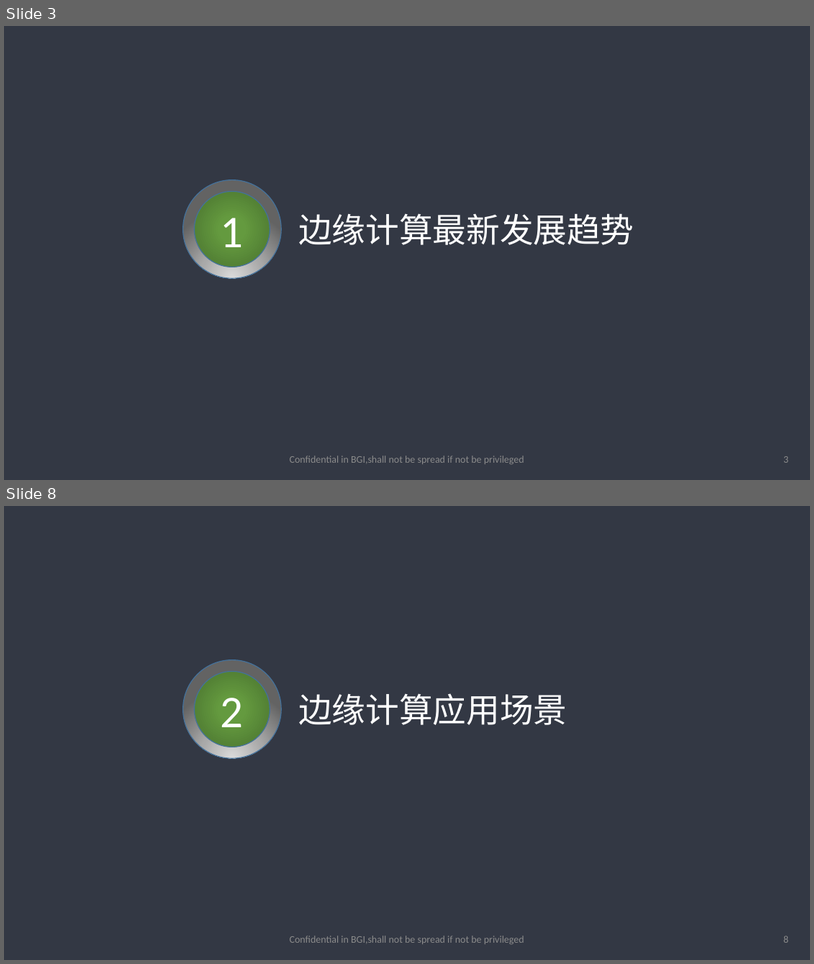
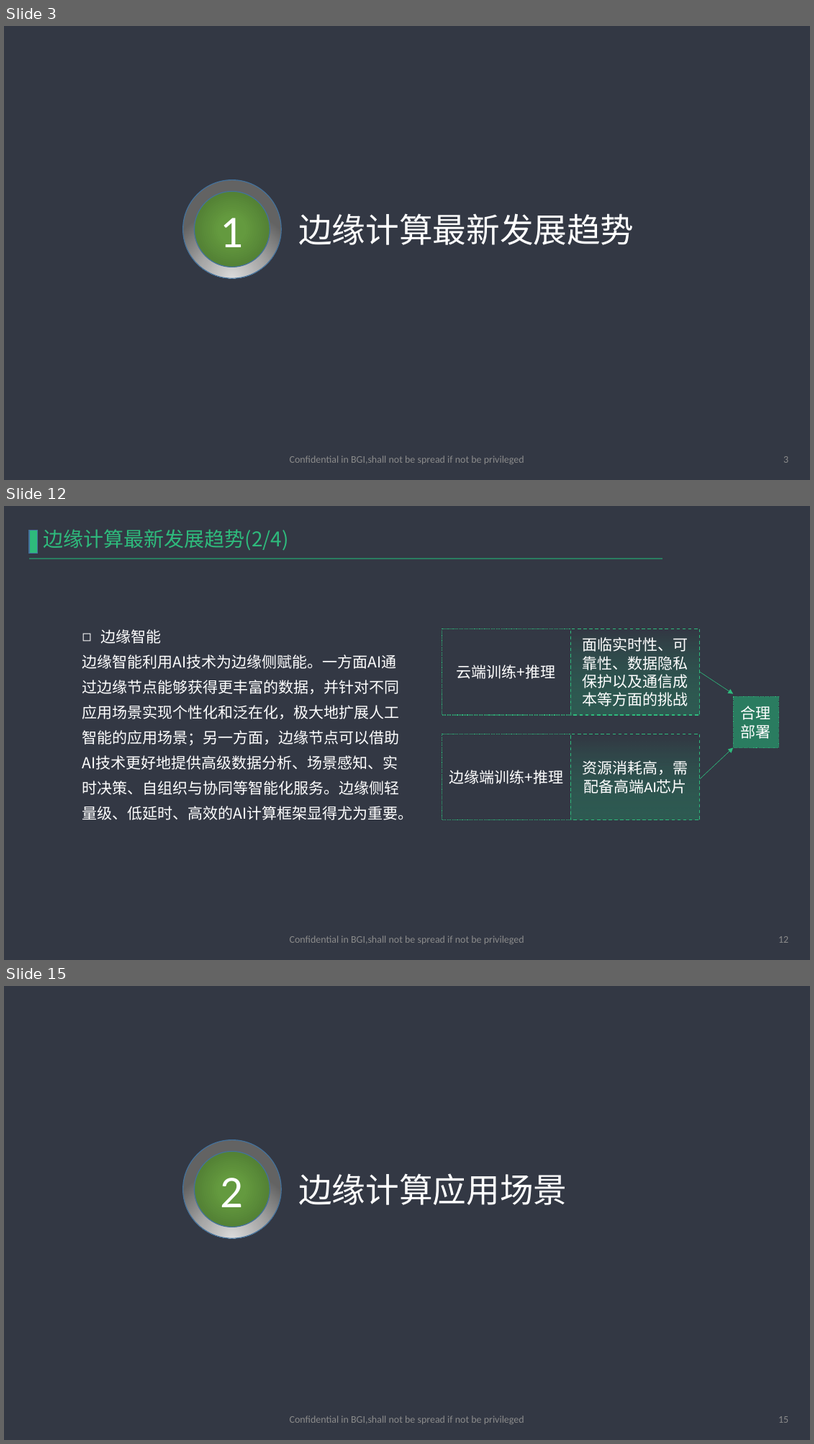
Before and after one commit to haobolicpp/EdgeComputing, a slide deck: 边缘计算.pptx. Shown one above the other, each under a label of ours: slides 3 and 8 before the commit, slides 3, 12 and 15 after it; the slides between them are not shown. The pictures are 814x964 and 814x1444 pixels, drawn with LibreOffice and Linux fonts; fonts in the diff are those of the drawing; background and template pictures are left out. Boxes give left, top, right and bottom in pixels: in the first picture for what was removed or moved away, otherwise in the second. Text is boxed around its words. In the diff, an @@ line names an element or a change of style, - is before the commit and + after.

```diff
--- a/边缘计算.pptx
+++ b/边缘计算.pptx
@@ slide 12 added at (x1=4, y1=506, x2=810, y2=960), background #333844 @@
@@ rectangle added at (x1=29, y1=530, x2=38, y2=553), fill #2EBA7C, outline #43739E 1 pt @@
@@ text added at (x1=44, y1=529, x2=289, y2=550), 24 pt, text #2EBA7C @@
+边缘计算最新发展趋势(2/4)
@@ line added from (29, 559) to (664, 559), #2A7C60 1.5 pt @@
@@ text added at (x1=82, y1=629, x2=414, y2=820), 18 pt, text #FFFFFF @@
+◻ 边缘智能
+边缘智能利用AI技术为边缘侧赋能。一方面AI通过边缘节点能够获得更丰富的数据，并针对不同应用场景实现个性化和泛在化，极大地扩展人工智能的应用场景；另一方面，边缘节点可以借助AI技术更好地提供高级数据分析、场景感知、实时决策、自组织与协同等智能化服务。边缘侧轻量级、低延时、高效的AI计算框架显得尤为重要。
@@ rectangle added at (x1=442, y1=629, x2=571, y2=715), outline #2EBA7C 1 pt dashed, 18 pt, text #FFFFFF @@
+云端训练+推理
@@ rectangle added at (x1=571, y1=629, x2=700, y2=715), fill gradient #333844 to #2A7C60 to #2EBA7C, outline #2EBA7C 1 pt dashed, 18 pt, text #FFFFFF @@
+面临实时性、可靠性、数据隐私保护以及通信成本等方面的挑战
@@ arrow added from (700, 672) to (733, 693), #2EBA7C 0.5 pt @@
@@ rectangle added at (x1=734, y1=697, x2=779, y2=747), fill #2A7C60, outline #2EBA7C 1 pt dashed, 18 pt, text #FFFFFF @@
+合理部署
@@ rectangle added at (x1=442, y1=734, x2=571, y2=819), outline #2EBA7C 1 pt dashed, 18 pt, text #FFFFFF @@
+边缘端训练+推理
@@ rectangle added at (x1=571, y1=734, x2=700, y2=819), fill gradient #333844 to #2A7C60 to #2EBA7C, outline #2EBA7C 1 pt dashed, 18 pt, text #FFFFFF @@
+资源消耗高，需配备高端AI芯片
@@ arrow added from (700, 779) to (733, 747), #2EBA7C 0.5 pt @@
@@ text added at (x1=290, y1=935, x2=525, y2=944), 12 pt, text #8C8C8C @@
+Confidential in BGI,shall not be spread if not be privileged
@@ page number added at (x1=779, y1=936, x2=789, y2=942), 12 pt, text #8C8C8C @@
+12
@@ what was slide 8 is now slide 15 @@
@@ page number at (x1=779, y1=1416, x2=789, y2=1422): text changed @@
-8
+15
```
Also in this commit, not shown: 7 slides changed, 9 other slides added, 3 other files.
